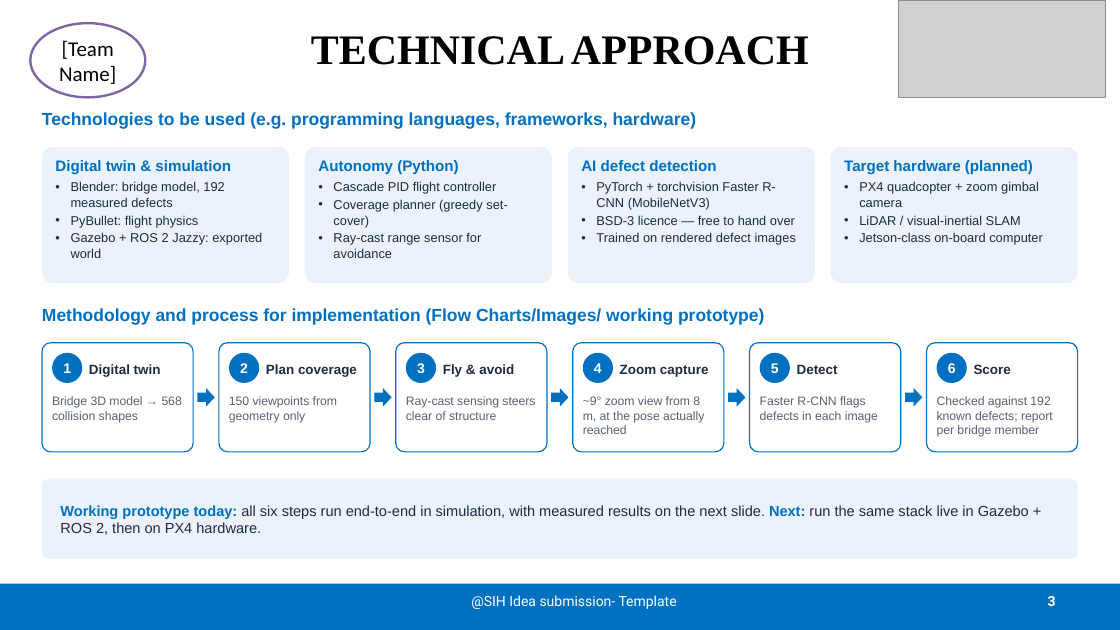
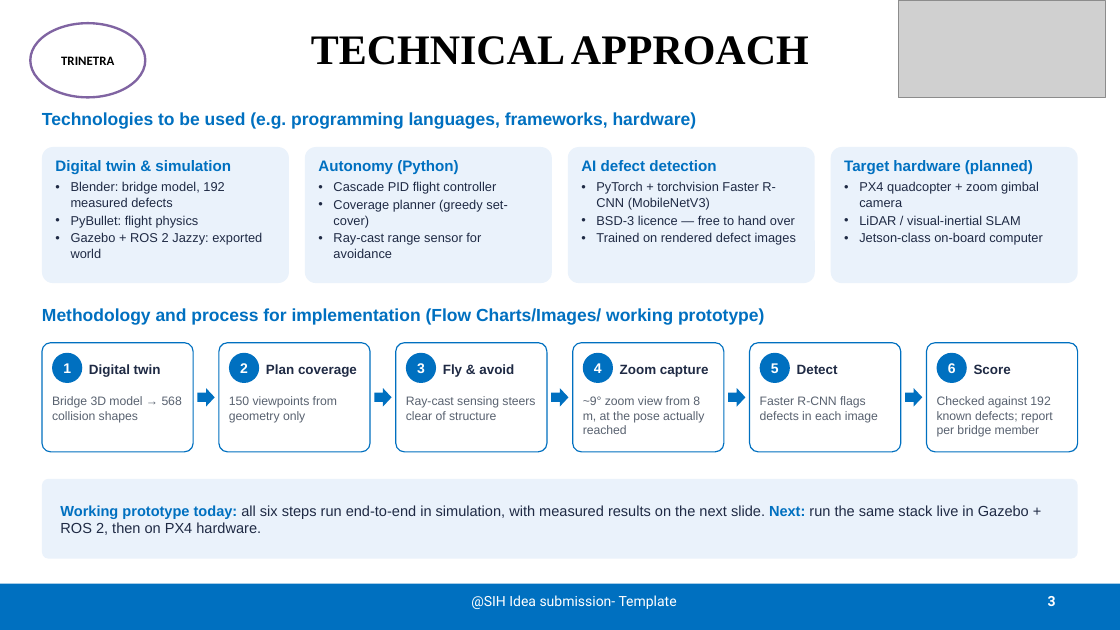
Before and after one commit to princepatel51204-dot/SIH_AVIAN_FINAL, a slide deck: slide 3 of SIH_AVIAN_FINAL/deck/SIH26201_AVIAN_Idea.pptx. Drawn at 1120x630 pixels with LibreOffice and Linux fonts; fonts in the diff are those of the drawing; grey boxes stand for pictures. Boxes give left, top, right and bottom in pixels: in the first picture for what was removed or moved away, otherwise in the second. Text is boxed around its words. In the diff, an @@ line names an element or a change of style, - is before the commit and + after.

```diff
--- a/SIH_AVIAN_FINAL/deck/SIH26201_AVIAN_Idea.pptx
+++ b/SIH_AVIAN_FINAL/deck/SIH26201_AVIAN_Idea.pptx
@@ text in ellipse at [61, 56, 114, 65]: text changed; size 18 to 11 pt; bold on @@
-[Team Name]
+TRINETRA
```
Also in this commit, not shown: 5 other slides changed, 7 other files.
